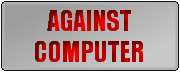
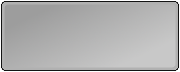
Two versions of the same layered image (180 × 72). Layer-by-layer changes:
hid group "AGAINST COMPUTER" (3 layers) over 35, 10, 143, 62
hid "AGAINST COMPUTER red", moved it above "AGAINST COMPUTER blue" over 35, 10, 143, 62
